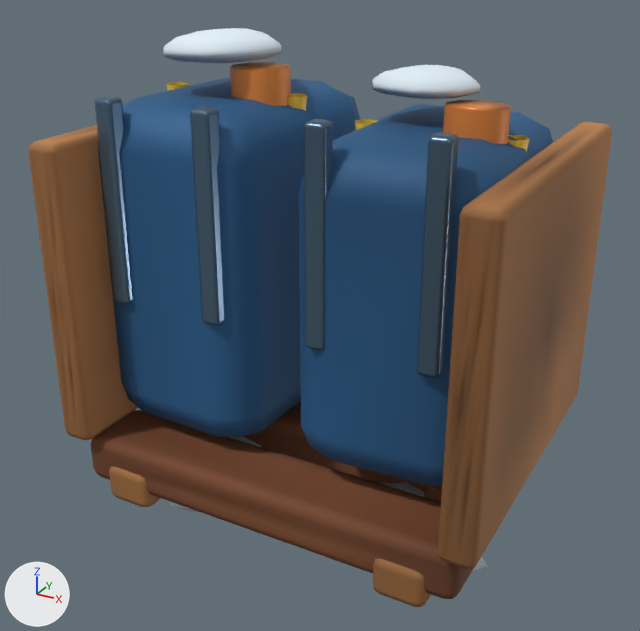
The glTF model HavenlineGodot/assets/stations_v2/fuel_canister.glb, before and after one commit.
Before and after are seen from a 50 mm camera at (0.894, -1.682, 1.274) aimed at (-0.008, -0.042, 0.455). Every picture has the same lights, and +X, +Y and +Z are marked at lower left. The first picture is the older version. Vertices at exactly the same position are counted once.

Names of what the first picture shows: 'fuel_canister'.
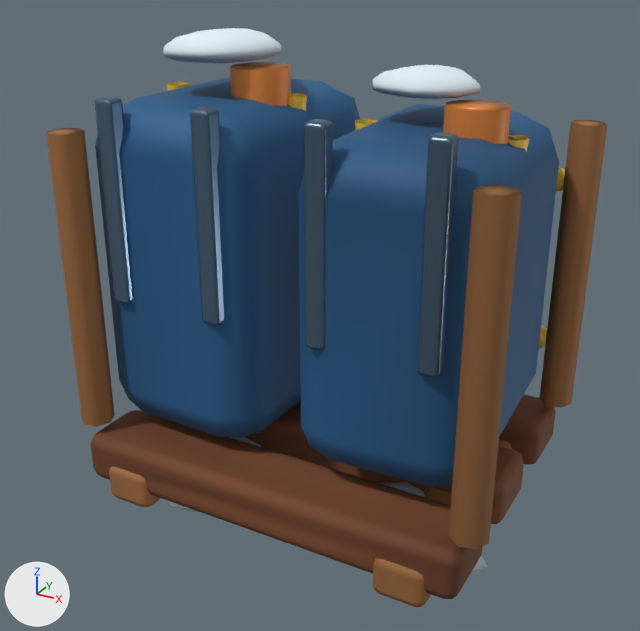
Location of each change, [x1, y1, x2, y2] in pixels of the pictures (640 x 631 px):
'fuel_canister', reshaped
    before: [28, 28, 612, 607]
    after: [46, 28, 608, 607]
part 1 of me_fuel_canister, added (brown)
    after: [46, 128, 115, 427]
part 2 of me_fuel_canister, added (brown)
    after: [539, 119, 608, 408]
part 3 of me_fuel_canister, added (brown)
    after: [449, 184, 522, 550]
part 4 of me_fuel_canister, deleted (brown)
    before: [28, 125, 138, 440]
part 5 of me_fuel_canister, deleted (brown)
    before: [438, 122, 612, 569]

What changed in the scene script:
```text
Change me_fuel_canister:
    used by ob_fuel_canister; location = (0.0, 0.0, 0.0)
    remove me_fuel_canister.from_pydata(...)  # 2567 vertices, 4893 faces; spans x -0.51..0.51, y -0.39..0.39, z -0.01..1.072
    add me_fuel_canister.from_pydata(...)  # 2099 vertices, 3949 faces; spans x -0.506..0.51, y -0.37..0.381, z -0.01..1.072
    me_fuel_canister part 1: a new loose piece, a 7-sided cylinder along z spanning x -0.506..-0.43, y -0.349..-0.271, z 0.19..0.88, in mat_hl_wood_light
    me_fuel_canister part 2: a new loose piece, a 7-sided cylinder along z spanning x 0.434..0.51, y 0.271..0.349, z 0.19..0.88, in mat_hl_wood_light
    me_fuel_canister part 3: a new loose piece, a 7-sided cylinder along z spanning x 0.434..0.51, y -0.349..-0.271, z 0.19..0.88, in mat_hl_wood_light
    me_fuel_canister part 4: the loose piece of 266 vertices spanning x -0.51..-0.43, y -0.39..0.39, z 0.17..0.87 is deleted
    me_fuel_canister part 5: the loose piece of 266 vertices spanning x 0.43..0.51, y -0.39..0.39, z 0.17..0.87 is deleted
    other edits to the shape of me_fuel_canister do not show in these pictures
```
